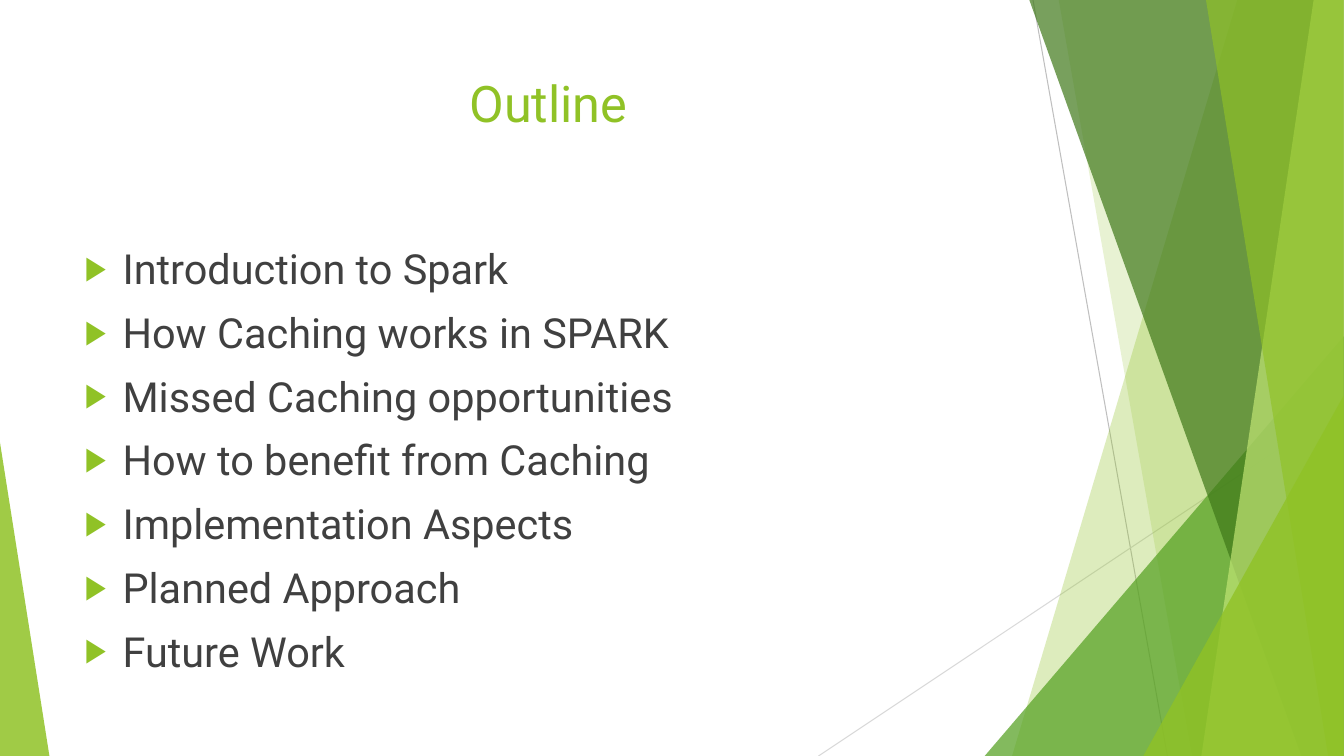
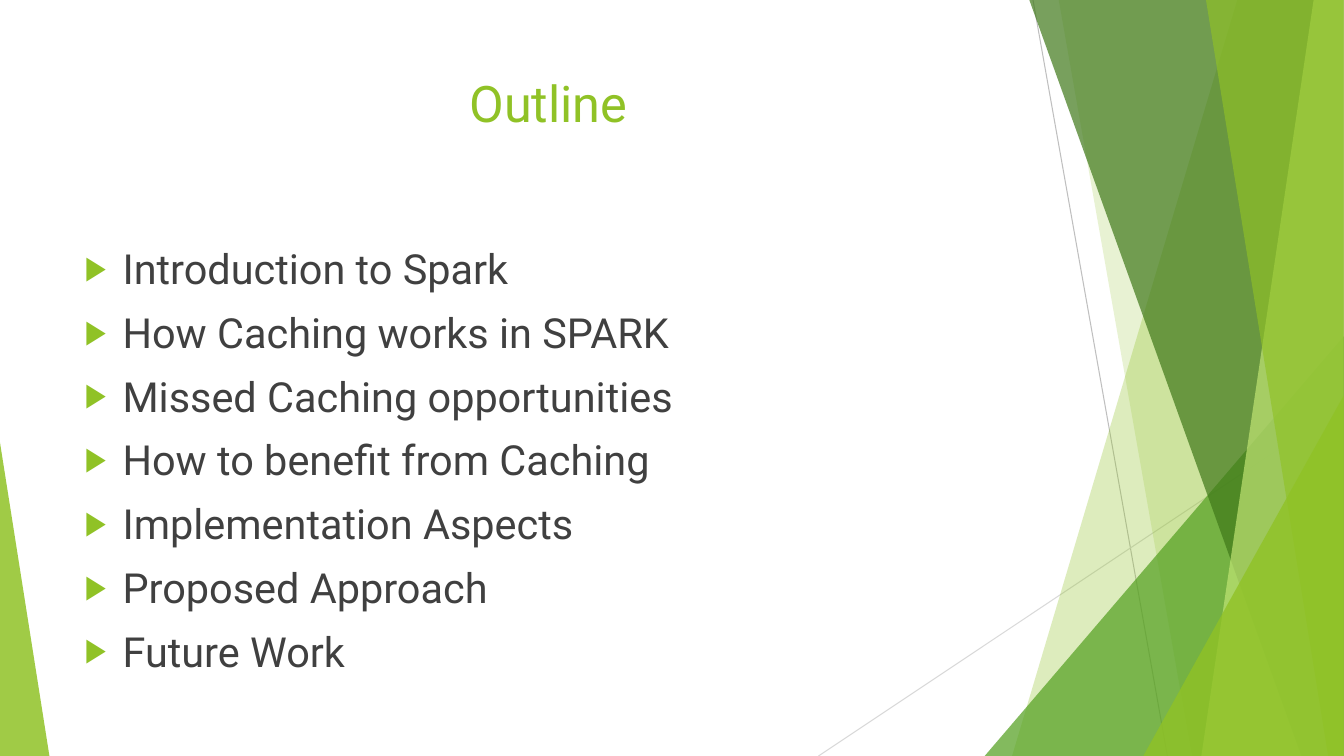
Before and after one commit to ahmedcs/COMP6611B, a slide deck: slide 2 of COMP6611B-Final-Presentation.pptx. Drawn at 1344x756 pixels with LibreOffice and Linux fonts; fonts in the diff are those of the drawing. Boxes give left, top, right and bottom in pixels: in the first picture for what was removed or moved away, otherwise in the second. Text is boxed around its words. In the diff, an @@ line names an element or a change of style, - is before the commit and + after.

Commit message:
updated presentation

```diff
--- a/COMP6611B-Final-Presentation.pptx
+++ b/COMP6611B-Final-Presentation.pptx
@@ text at box(123, 572, 488, 612): text changed @@
-▶ Planned Approach
+▶ Proposed Approach
```
Also in this commit, not shown: 1 other slide changed, 9 slides added.
